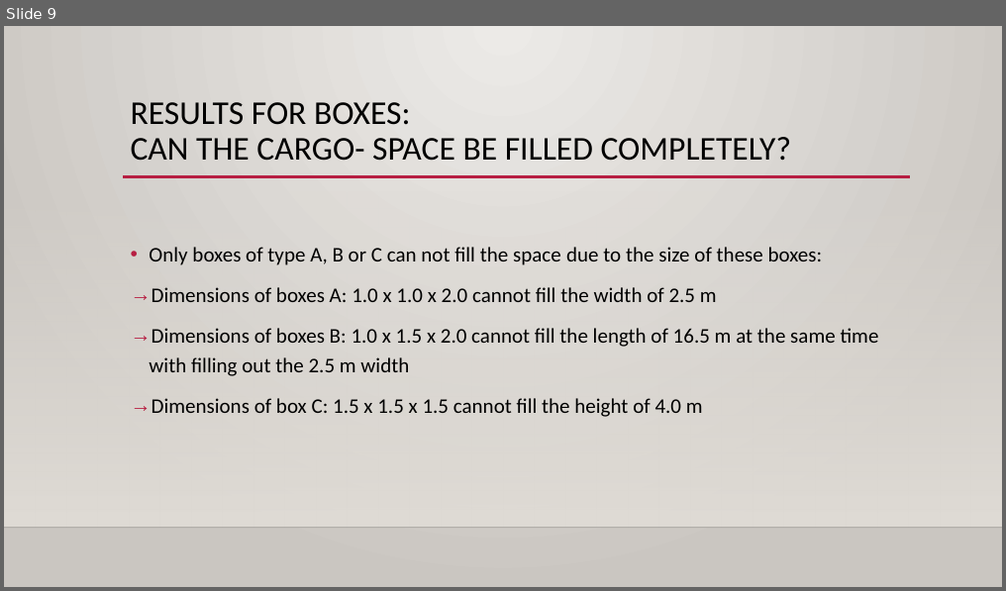
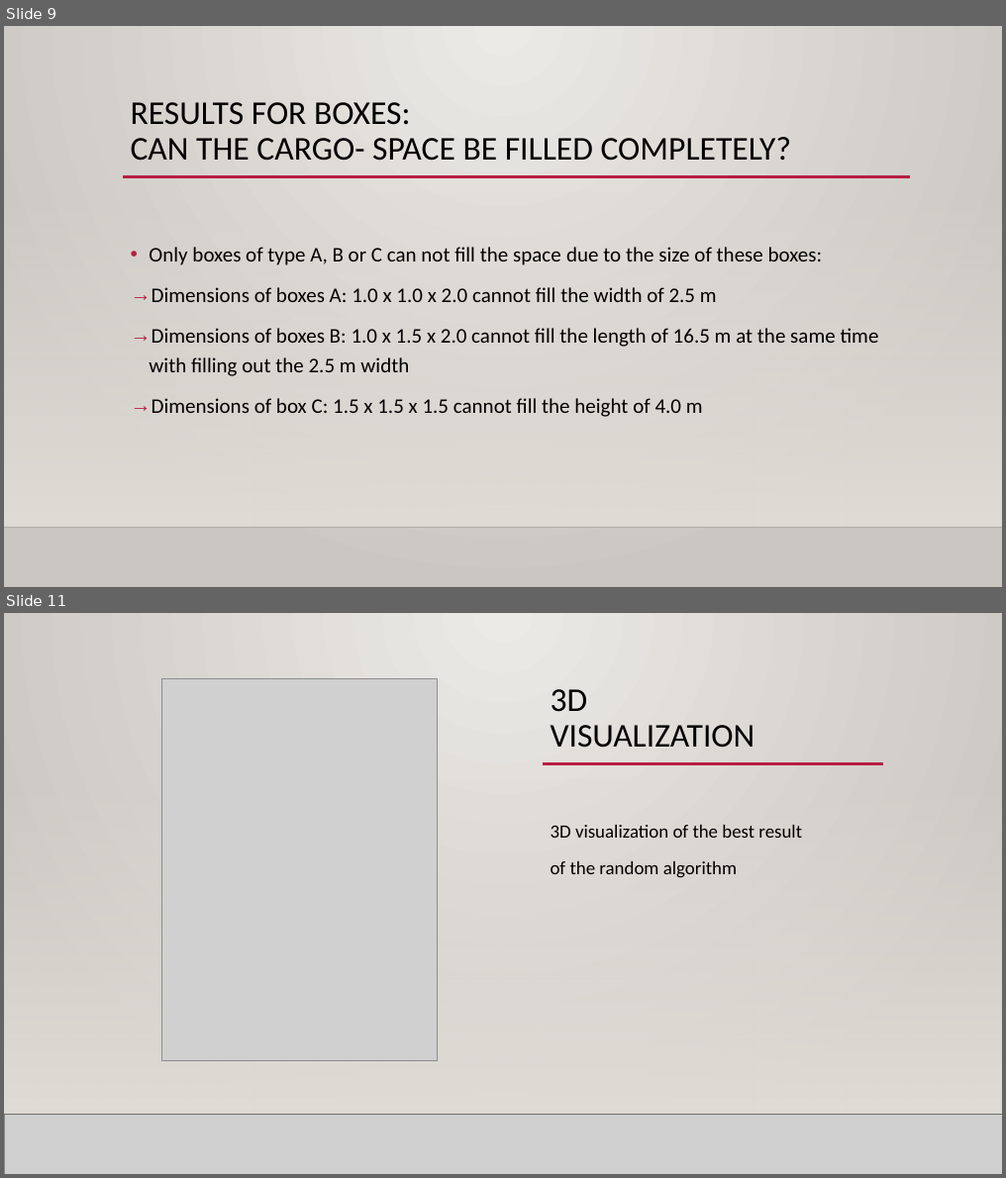
Before and after one commit to 31l3311/Pentominoes, a slide deck: project 3.pptx. Shown one above the other, each under a label of ours: slide 9 before the commit, slides 9 and 11 after it; the slides between them are not shown. The pictures are 1006x591 and 1006x1178 pixels, drawn with LibreOffice and Linux fonts; fonts in the diff are those of the drawing; grey boxes stand for pictures; background and template pictures are left out. Boxes give left, top, right and bottom in pixels: in the first picture for what was removed or moved away, otherwise in the second. Text is boxed around its words. In the diff, an @@ line names an element or a change of style, - is before the commit and + after.

```diff
--- a/project 3.pptx
+++ b/project 3.pptx
@@ slide 11 added at (4, 613, 1002, 1174), background gradient #ECEAE7 to #CAC7C1; not listed: 2 template elements that a slide beside it also shows @@
@@ rectangle added at (4, 613, 1002, 1174), fill gradient #ECEAE7 to #CAC7C1 @@
@@ rectangle added at (617, 653, 950, 1074), fill gradient #000001 to #191919 @@
@@ picture added at (162, 679, 438, 1060) @@
@@ title added at (550, 689, 755, 748), 32 pt, text #000000 @@
+3D
+VISUALIZATION
@@ rectangle added at (642, 679, 924, 1045), fill gradient #DADADA to #FFFFFE, outline #191919 4 pt @@
@@ rectangle added at (4, 778, 1002, 1115), fill gradient #DFDBD5 @@
@@ rectangle added at (4, 778, 1002, 1115), fill gradient #DFDBD5 @@
@@ line added from (123, 764) to (910, 764), #B71E42 2.5 pt @@
@@ line added from (543, 764) to (883, 764), #B71E42 2.5 pt @@
@@ text added at (550, 825, 802, 878), 18 pt, text #000000 @@
+3D visualization of the best result
+of the random algorithm
@@ line added from (122, 870) to (575, 870), #B71E42 2.5 pt @@
@@ line added from (4, 1115) to (1002, 1115), #000001 1 pt @@
@@ picture added at (4, 1115, 1002, 1174) @@
@@ line added from (4, 1115) to (1002, 1115), #000001 1 pt @@
```
Also in this commit, not shown: 8 slides changed, 9 other slides added, 2 slides removed.
